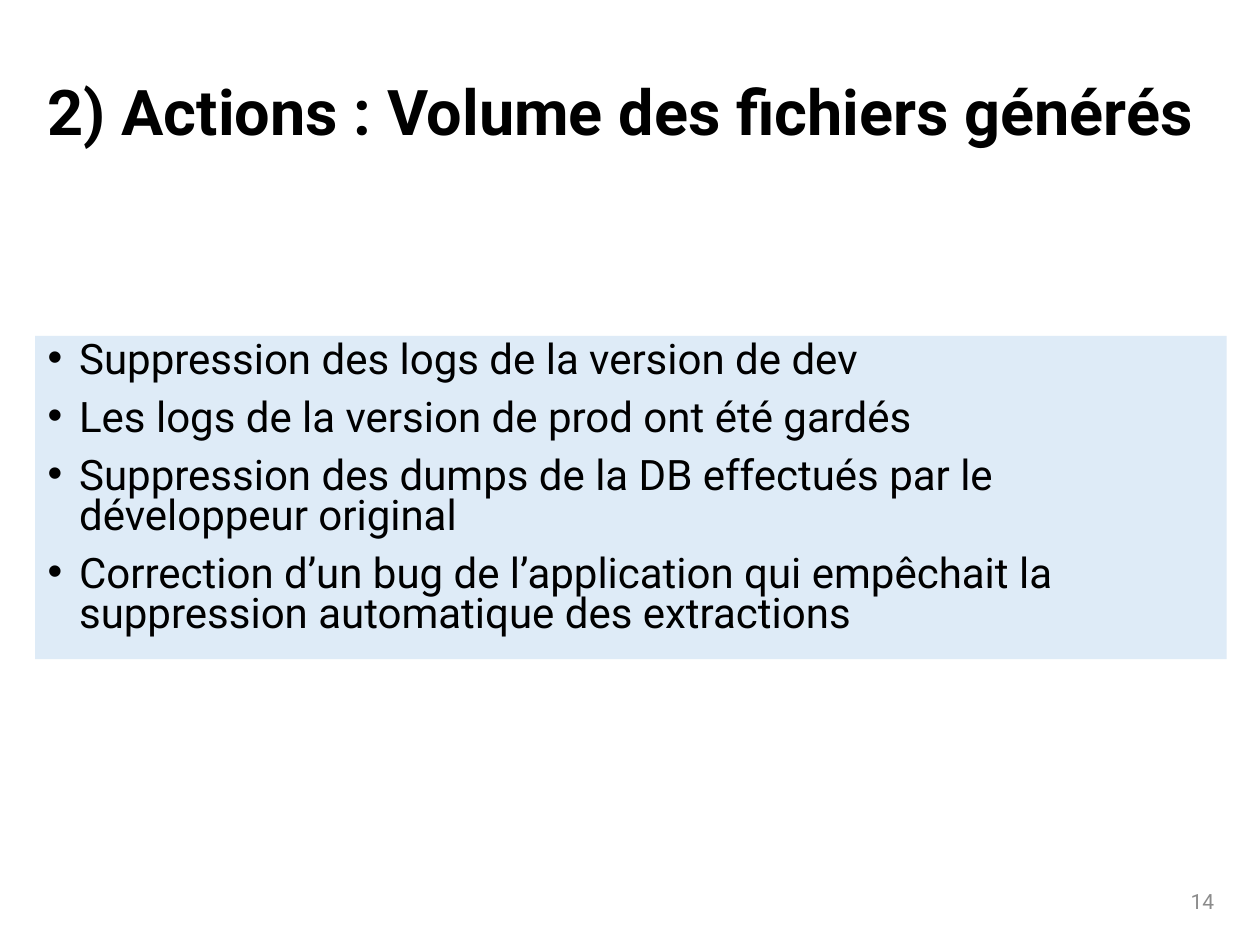
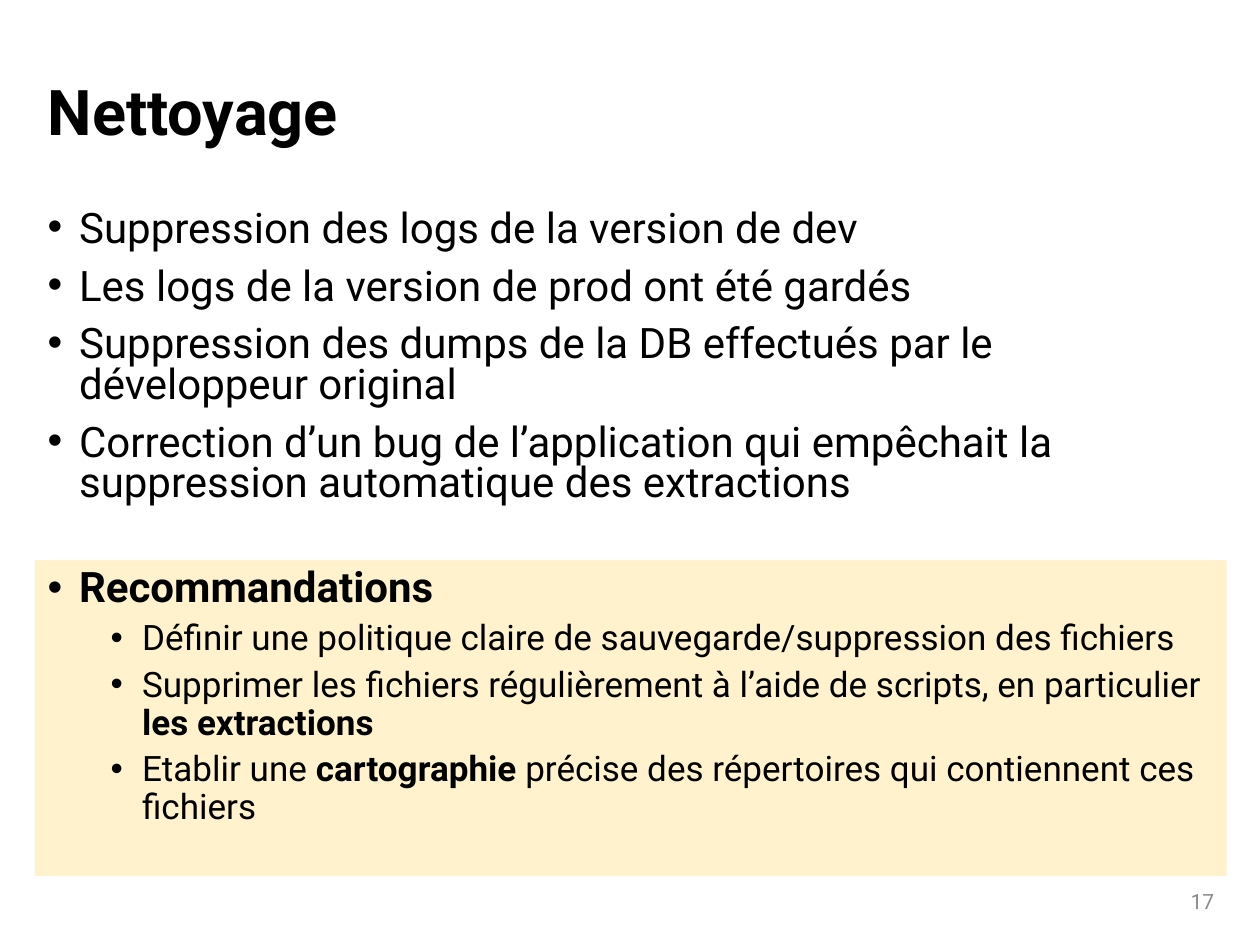
Before and after one commit to dosi-slides/2015_10_geomedia, a slide deck: slide 17 of slides.pptx (slide 14 before the commit). Drawn at 1260x945 pixels with LibreOffice and Linux fonts; fonts in the diff are those of the drawing. Boxes give left, top, right and bottom in pixels: in the first picture for what was removed or moved away, otherwise in the second. Text is boxed around its words. In the diff, an @@ line names an element or a change of style, - is before the commit and + after.

```diff
--- a/slides.pptx
+++ b/slides.pptx
@@ title at [48, 90, 338, 149]: text changed @@
-2) Actions : Volume des fichiers générés
+Nettoyage
@@ text "Suppression des logs de la ...": place and size @@
-text "Suppression des logs de la ..." at [35, 336, 1227, 660]
+text "Suppression des logs de la ..." at [79, 211, 1052, 506]
@@ text "Suppression des logs de la ..." at [79, 211, 1052, 506]: fill #DEEBF7 to none @@
@@ rectangle added at [35, 561, 1227, 877], fill #FFF2CC, 20 pt, text #000000 @@
+• Recommandations
+  • Définir une politique claire de sauvegarde/suppression des fichiers
+  • Supprimer les fichiers régulièrement à l’aide de scripts, en particulier les extractions
+  • Etablir une cartographie précise des répertoires qui contiennent ces fichiers
@@ page number at [1191, 894, 1215, 909]: text changed @@
-14
+17
```
Also in this commit, not shown: 18 other slides changed, 20 slides added, 5 slides removed, 1 other file.
